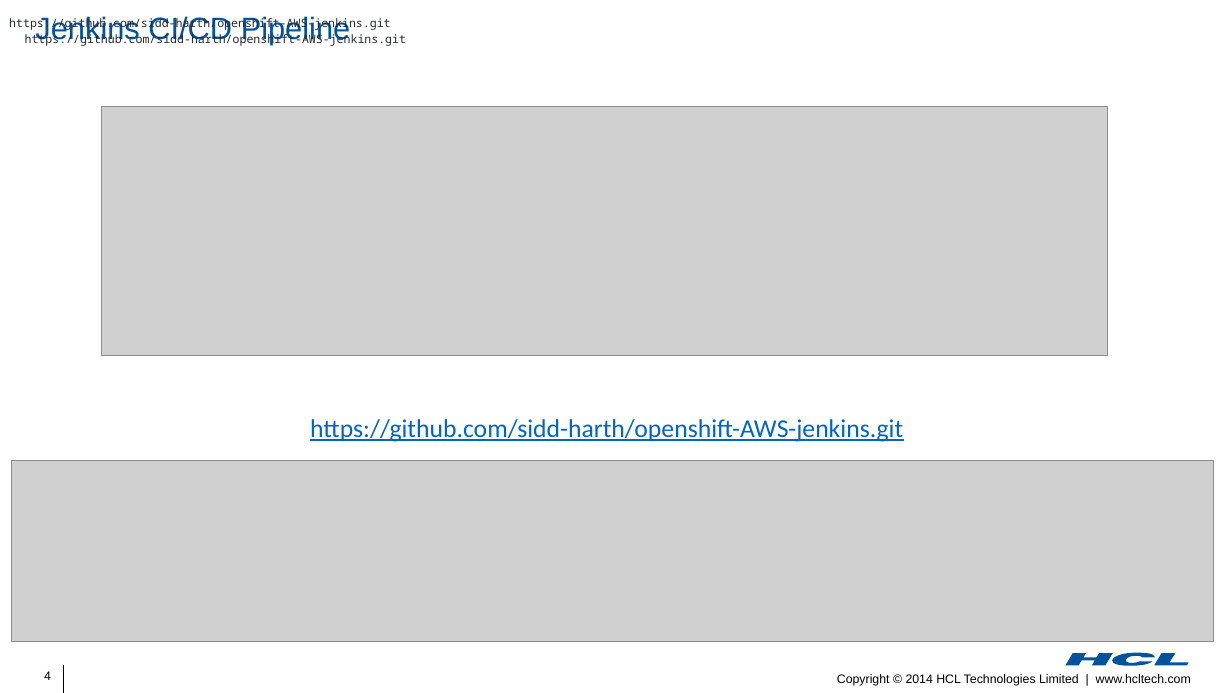
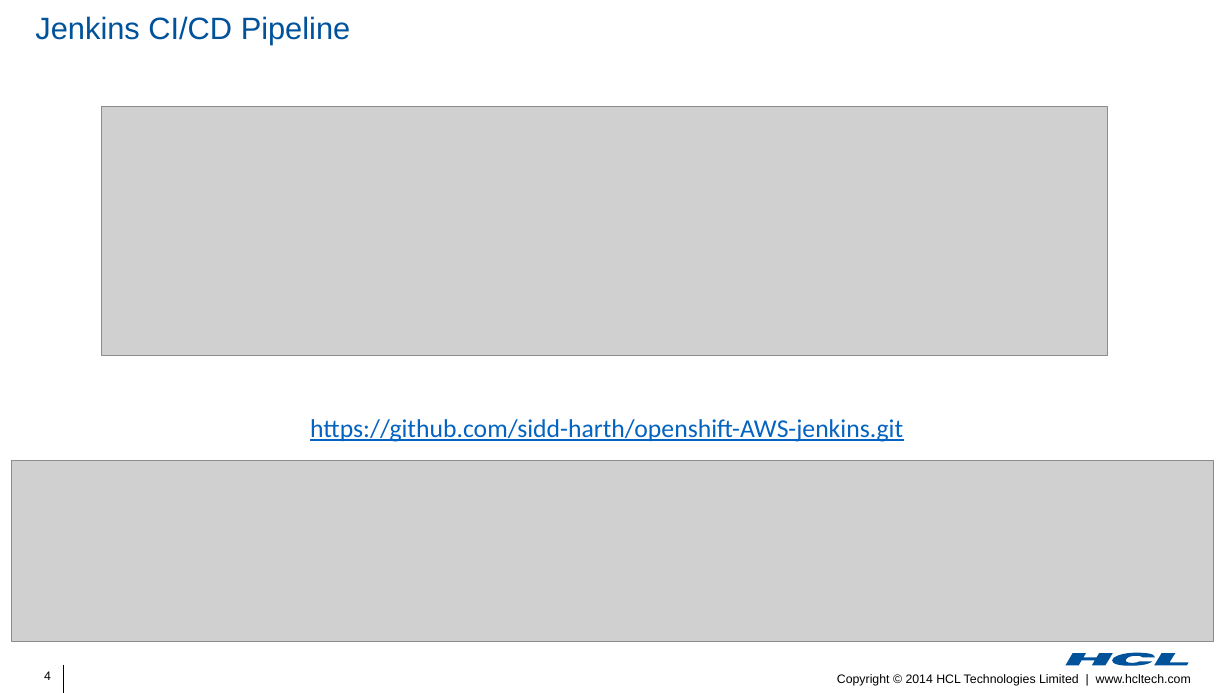
Before and after one commit to sidd-harth/openshift-AWS-jenkins, a slide deck: slide 4 of Openshift Jenkins CICD.pptx. Drawn at 1232x693 pixels with LibreOffice and Linux fonts; fonts in the diff are those of the drawing; grey boxes stand for pictures; background and template pictures are left out. Boxes give left, top, right and bottom in pixels: in the first picture for what was removed or moved away, otherwise in the second. Text is boxed around its words. In the diff, an @@ line names an element or a change of style, - is before the commit and + after.

```diff
--- a/Openshift Jenkins CICD.pptx
+++ b/Openshift Jenkins CICD.pptx
@@ text removed at (x1=9, y1=16, x2=390, y2=31) @@
-https://github.com/sidd-harth/openshift-AWS-jenkins.git
@@ text removed at (x1=25, y1=32, x2=406, y2=46) @@
-https://github.com/sidd-harth/openshift-AWS-jenkins.git
```
Also in this commit, not shown: 1 other slide changed.
